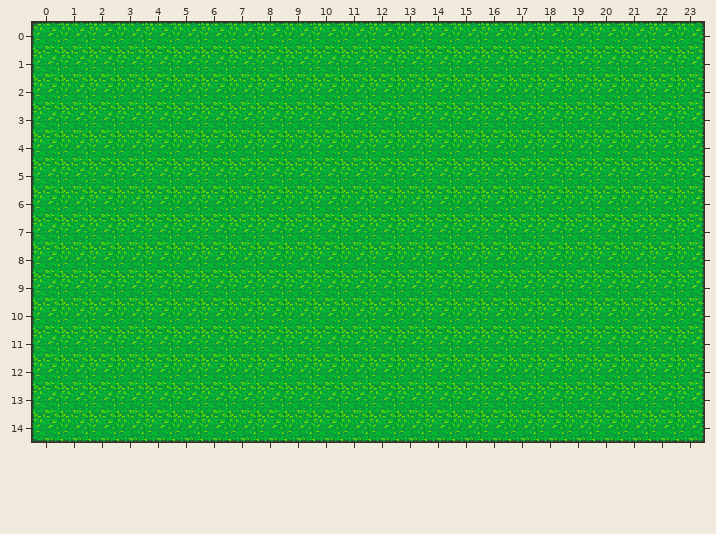
One commit to this Tiled map (JSON): assets/maps/entry_pretty.json. Above is the file before it was changed.
Cells are 32x32 px. Shown: x 0..23, y 0..14.
After:
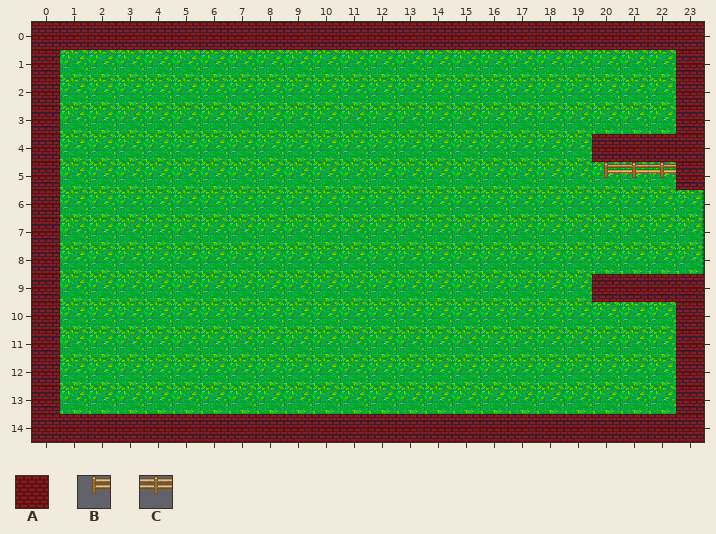
Key: from "pretty": A 182, B 249, C 250.
_ is an empty cell.
Tiles of an added or newly shown layer are drawn over the layers below it.
Commit message: boss level
From old to new:
Layer "Collision_tiles" (now shown):
Tile B now appears in row 5 at x 20.
Tile C now appears in row 5 at x 21 to 22.
Layer "Collision" (now shown):
Tile A now appears in row 0 at x 0 to 23; in rows 1 to 3 at x 0 and 23; in row 4 at x 0 and 20 to 23; in row 5 at x 0 and 23; in rows 6 to 8 at x 0; in row 9 at x 0 and 20 to 23.
Tile A now appears in rows 10 to 13 at x 0 and 23; in row 14 at x 0 to 23.
Pixel boxes of the changes (left, top, right, bottom) in both pictures:
added: (32, 22, 704, 442)
